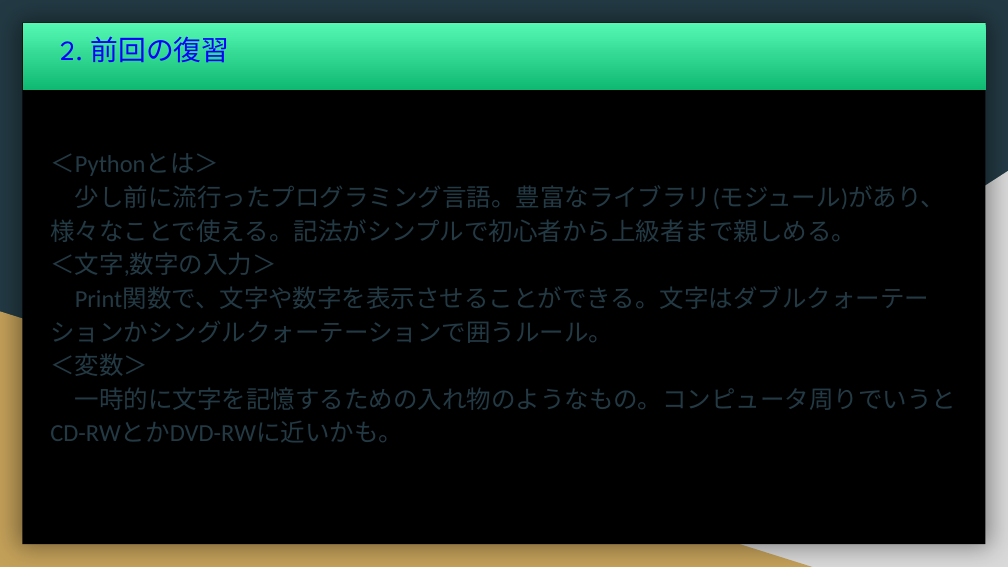
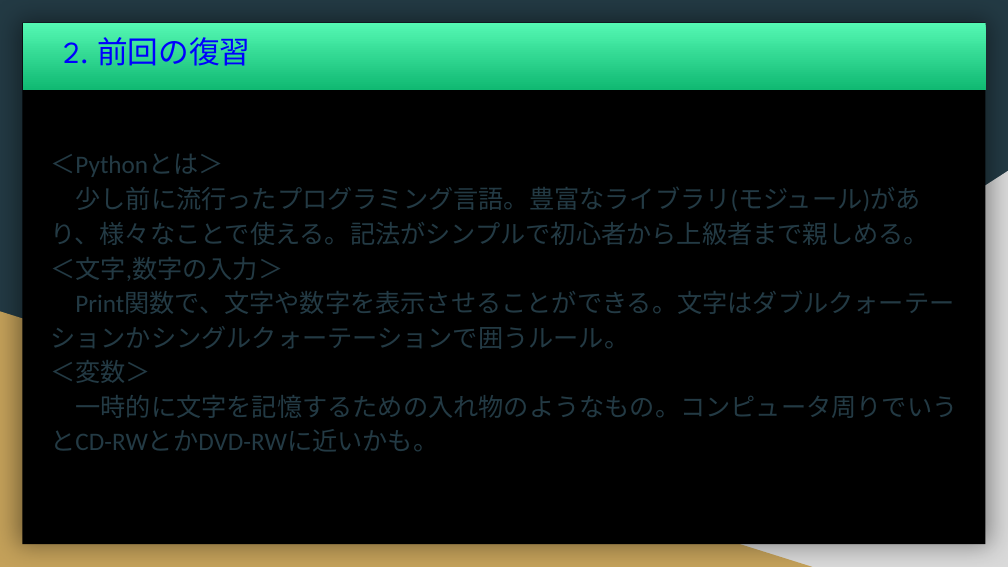
Before and after one commit to f-mio/ICTClub_uexc, a slide deck: slide 4 of 20210407_python/20210407_ICT同好会資料_20210330編集.pptx. Drawn at 1008x567 pixels with LibreOffice and Linux fonts; fonts in the diff are those of the drawing. Boxes give left, top, right and bottom in pixels: in the first picture for what was removed or moved away, otherwise in the second. Text is boxed around its words. In the diff, an @@ line names an element or a change of style, - is before the commit and + after.

```diff
--- a/20210407_python/20210407_ICT同好会資料_20210330編集.pptx
+++ b/20210407_python/20210407_ICT同好会資料_20210330編集.pptx
@@ rectangle "2. 前回の復習" at [22,23,986,90]: size 19.8 to 21.9 pt @@
@@ text "＜Pythonとは＞" at [50,154,957,451]: size 17.5 to 18 pt @@
```
Also in this commit, not shown: 24 other slides changed, 2 other files.
